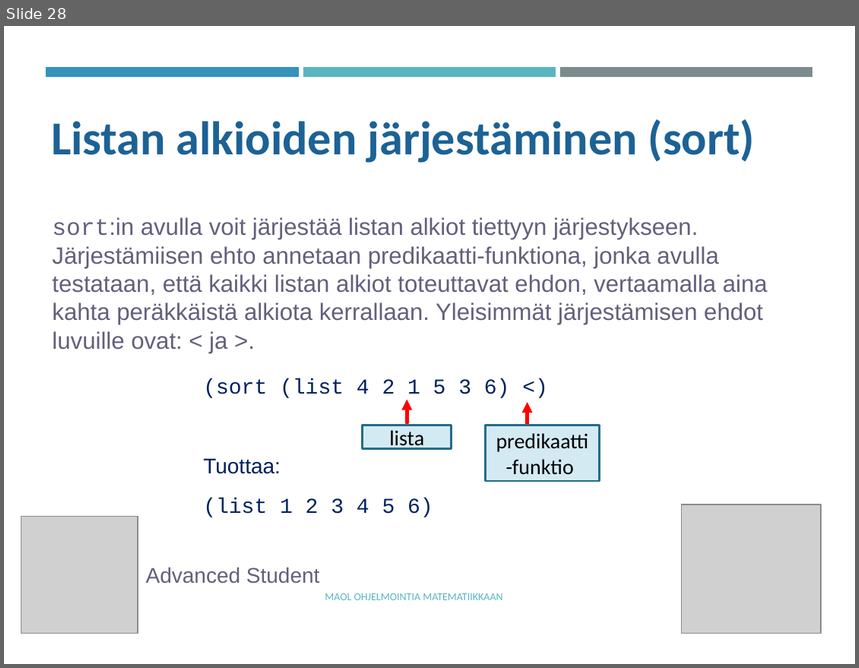
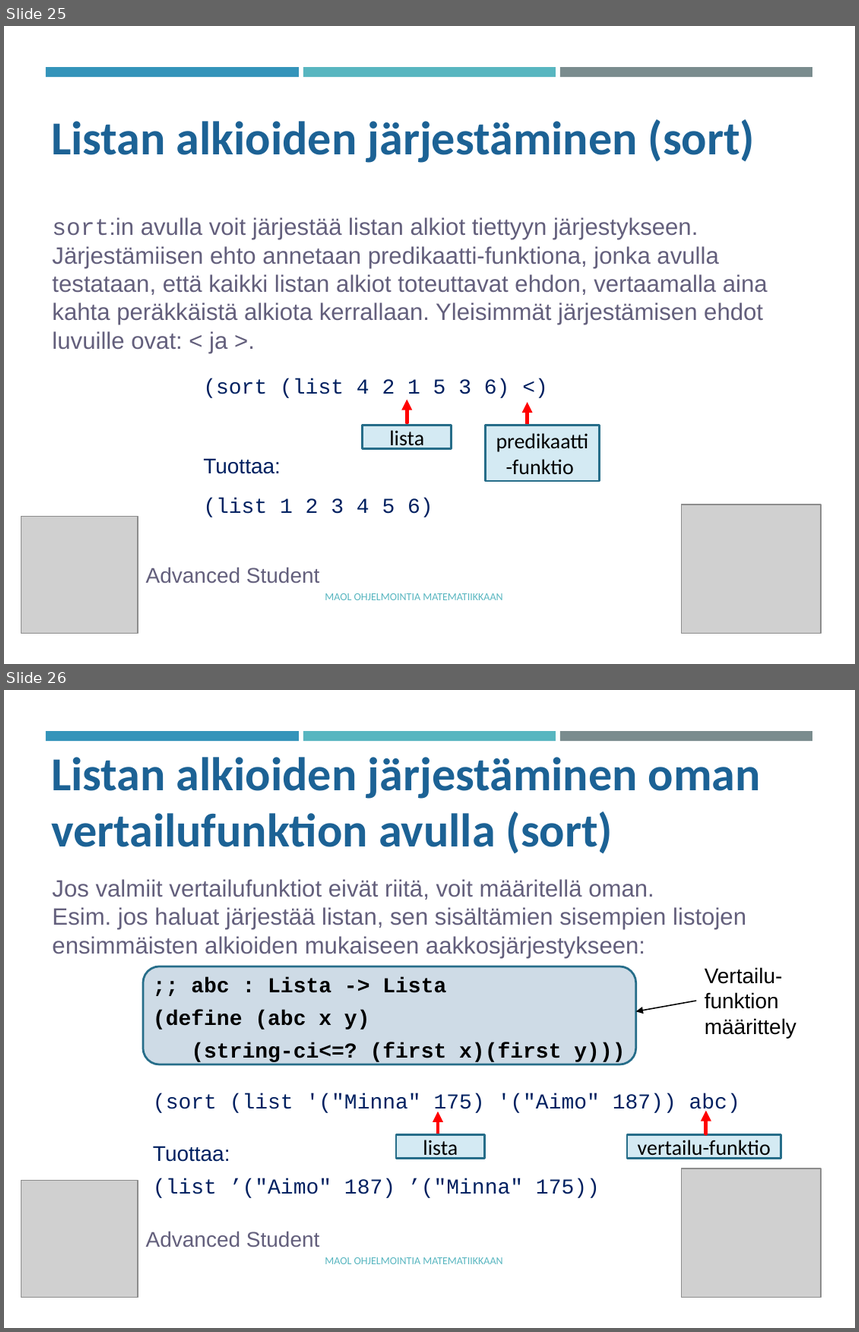
Before and after one commit to tyynetyyne/tyynetyyne.github.io, a slide deck: tehtavat/tiedostot/maol/power_point/Racket-MAOL-9-listat.pptx. Shown one above the other, each under a label of ours: slide 28 before the commit, slides 25 and 26 after it. The pictures are 859x668 and 859x1332 pixels, drawn with LibreOffice and Linux fonts; fonts in the diff are those of the drawing; grey boxes stand for pictures. Boxes give left, top, right and bottom in pixels: in the first picture for what was removed or moved away, otherwise in the second. Text is boxed around its words. In the diff, an @@ line names an element or a change of style, - is before the commit and + after.

Commit message:
Added sort

```diff
--- a/tehtavat/tiedostot/maol/power_point/Racket-MAOL-9-listat.pptx
+++ b/tehtavat/tiedostot/maol/power_point/Racket-MAOL-9-listat.pptx
@@ slide 26 added at [4, 690, 855, 1328], background #FFFFFF; not listed: 3 template elements that a slide beside it also shows @@
@@ text added at [51, 757, 761, 854], 40 pt, text #1D6294, bold @@
+Listan alkioiden järjestäminen oman vertailufunktion avulla (sort)
@@ text added at [52, 879, 747, 958], 20 pt, text #635F7C @@
+Jos valmiit vertailufunktiot eivät riitä, voit määritellä oman.
+Esim. jos haluat järjestää listan, sen sisältämien sisempien listojen ensimmäisten alkioiden mukaiseen aakkosjärjestykseen:
@@ rounded rectangle added at [143, 967, 636, 1065], fill #CEDBE6, outline #266D8A 1.75 pt @@
@@ text added at [153, 977, 740, 1198], 18 pt, text #002060 @@
+;; abc : Lista -> Lista
+(define (abc x y)
+(string-ci<=? (first x)(first y)))
+(sort (list '("Minna" 175) '("Aimo" 187)) abc)
+Tuottaa:
+(list ’("Aimo" 187) ’("Minna" 175))
@@ text added at [705, 967, 797, 1038], 18 pt, text #000000 @@
+Vertailu-
+funktion
+määrittely
@@ arrow added from (696, 1001) to (636, 1011), #000000 1 pt @@
@@ arrow added from (438, 1135) to (438, 1111), #FF0000 3 pt @@
@@ arrow added from (706, 1135) to (706, 1110), #FF0000 3 pt @@
@@ rectangle added at [396, 1135, 485, 1159], fill #D4EAF3, outline #266D8A 1.75 pt, 18 pt, text #000000 @@
+lista
@@ rectangle added at [627, 1135, 781, 1159], fill #D4EAF3, outline #266D8A 1.75 pt, 18 pt, text #000000 @@
+vertailu-funktio
@@ picture added at [21, 1181, 138, 1298] @@
@@ picture added at [682, 1170, 821, 1298] @@
@@ text added at [146, 1231, 319, 1248], 18 pt, text #635F7C @@
+Advanced Student
@@ text added at [325, 1258, 503, 1265], 9 pt, text #58B6C0 @@
+MAOL OHJELMOINTIA MATEMATIIKKAAN
@@ what was slide 28 is now slide 25 @@
```
Also in this commit, not shown: 6 slides changed, 1 other slide added, 6 other files.
